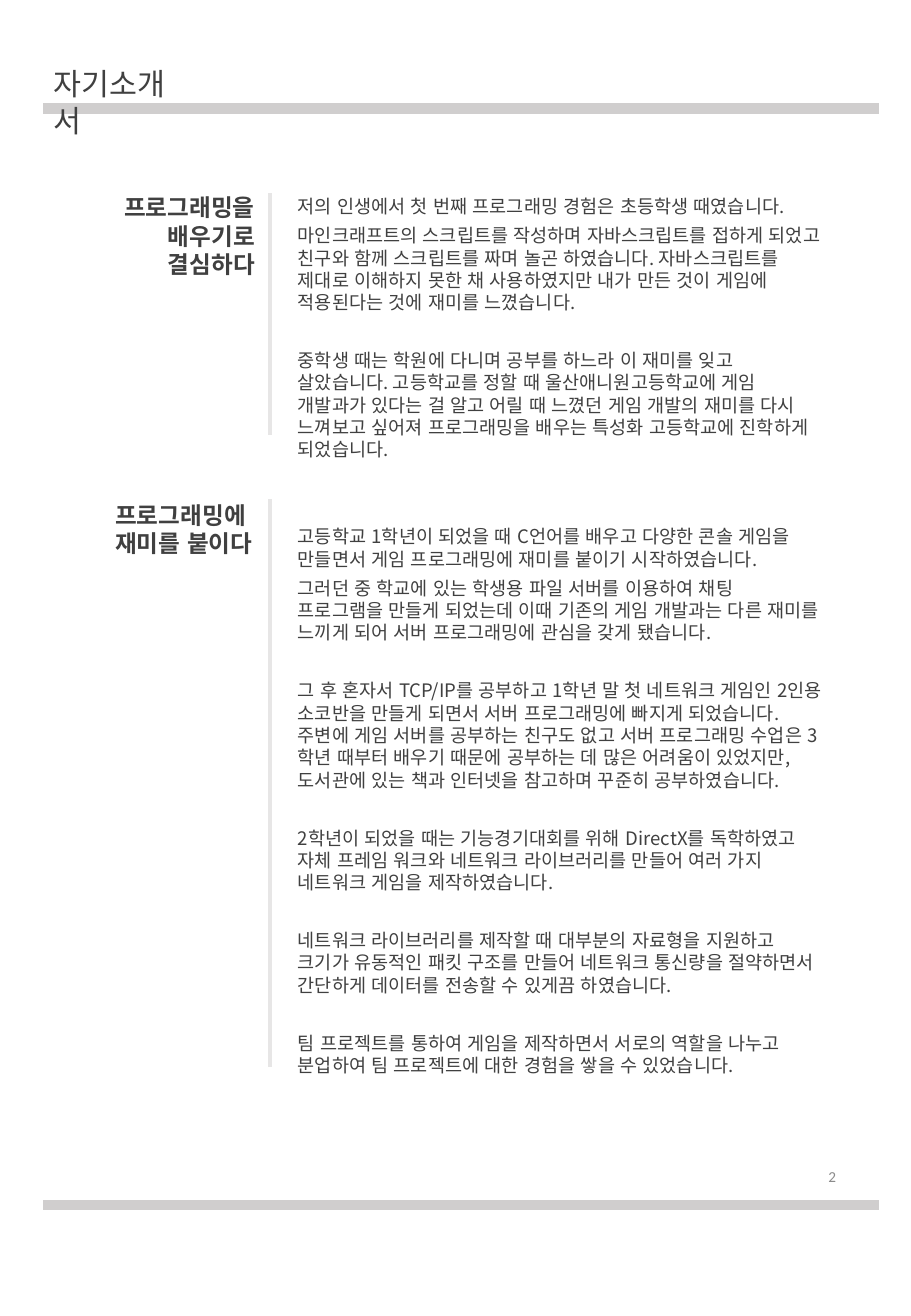
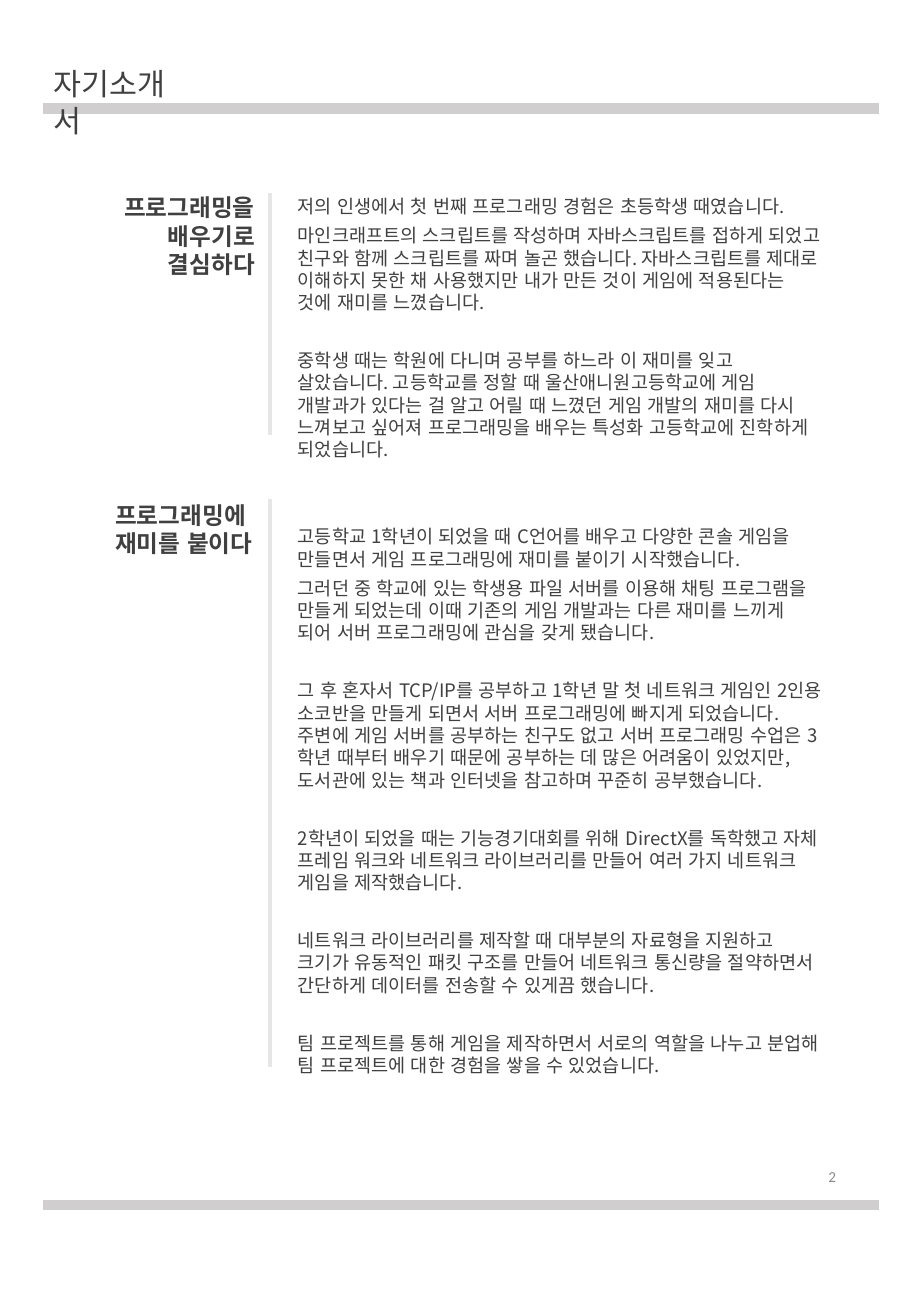
Before and after one commit to dat0613/Portfolio, a slide deck: slide 2 of 이력서.pptx. Drawn at 911x1316 pixels with LibreOffice and Linux fonts; fonts in the diff are those of the drawing. Boxes give left, top, right and bottom in pixels: in the first picture for what was removed or moved away, otherwise in the second. Text is boxed around its words. In the diff, an @@ line names an element or a change of style, - is before the commit and + after.

```diff
--- a/이력서.pptx
+++ b/이력서.pptx
@@ text at (298,226,820,311): text changed @@
-마인크래프트의 스크립트를 작성하며 자바스크립트를 접하게 되었고 친구와 함께 스크립트를 짜며 놀곤 하였습니다. 자바스크립트를 제대로 이해하지 못한 채 사용하였지만 내가 만든 것이 게임에 적용된다는 것에 재미를 느꼈습니다.
+마인크래프트의 스크립트를 작성하며 자바스크립트를 접하게 되었고 친구와 함께 스크립트를 짜며 놀곤 했습니다. 자바스크립트를 제대로 이해하지 못한 채 사용했지만 내가 만든 것이 게임에 적용된다는 것에 재미를 느꼈습니다.
@@ text at (298,527,822,1074): text changed @@
-고등학교 1학년이 되었을 때 C언어를 배우고 다양한 콘솔 게임을 만들면서 게임 프로그래밍에 재미를 붙이기 시작하였습니다.
-그러던 중 학교에 있는 학생용 파일 서버를 이용하여 채팅 프로그램을 만들게 되었는데 이때 기존의 게임 개발과는 다른 재미를 느끼게 되어 서버 프로그래밍에 관심을 갖게 됐습니다.
-그 후 혼자서 TCP/IP를 공부하고 1학년 말 첫 네트워크 게임인 2인용 소코반을 만들게 되면서 서버 프로그래밍에 빠지게 되었습니다. 주변에 게임 서버를 공부하는 친구도 없고 서버 프로그래밍 수업은 3학년 때부터 배우기 때문에 공부하는 데 많은 어려움이 있었지만, 도서관에 있는 책과 인터넷을 참고하며 꾸준히 공부하였습니다.
-2학년이 되었을 때는 기능경기대회를 위해 DirectX를 독학하였고 자체 프레임 워크와 네트워크 라이브러리를 만들어 여러 가지 네트워크 게임을 제작하였습니다.
-네트워크 라이브러리를 제작할 때 대부분의 자료형을 지원하고 크기가 유동적인 패킷 구조를 만들어 네트워크 통신량을 절약하면서 간단하게 데이터를 전송할 수 있게끔 하였습니다.
-팀 프로젝트를 통하여 게임을 제작하면서 서로의 역할을 나누고 분업하여 팀 프로젝트에 대한 경험을 쌓을 수 있었습니다.
+고등학교 1학년이 되었을 때 C언어를 배우고 다양한 콘솔 게임을 만들면서 게임 프로그래밍에 재미를 붙이기 시작했습니다.
+그러던 중 학교에 있는 학생용 파일 서버를 이용해 채팅 프로그램을 만들게 되었는데 이때 기존의 게임 개발과는 다른 재미를 느끼게 되어 서버 프로그래밍에 관심을 갖게 됐습니다.
+그 후 혼자서 TCP/IP를 공부하고 1학년 말 첫 네트워크 게임인 2인용 소코반을 만들게 되면서 서버 프로그래밍에 빠지게 되었습니다. 주변에 게임 서버를 공부하는 친구도 없고 서버 프로그래밍 수업은 3학년 때부터 배우기 때문에 공부하는 데 많은 어려움이 있었지만, 도서관에 있는 책과 인터넷을 참고하며 꾸준히 공부했습니다.
+2학년이 되었을 때는 기능경기대회를 위해 DirectX를 독학했고 자체 프레임 워크와 네트워크 라이브러리를 만들어 여러 가지 네트워크 게임을 제작했습니다.
+네트워크 라이브러리를 제작할 때 대부분의 자료형을 지원하고 크기가 유동적인 패킷 구조를 만들어 네트워크 통신량을 절약하면서 간단하게 데이터를 전송할 수 있게끔 했습니다.
+팀 프로젝트를 통해 게임을 제작하면서 서로의 역할을 나누고 분업해 팀 프로젝트에 대한 경험을 쌓을 수 있었습니다.
```
Also in this commit, not shown: 1 other slide changed, 3 other files.
